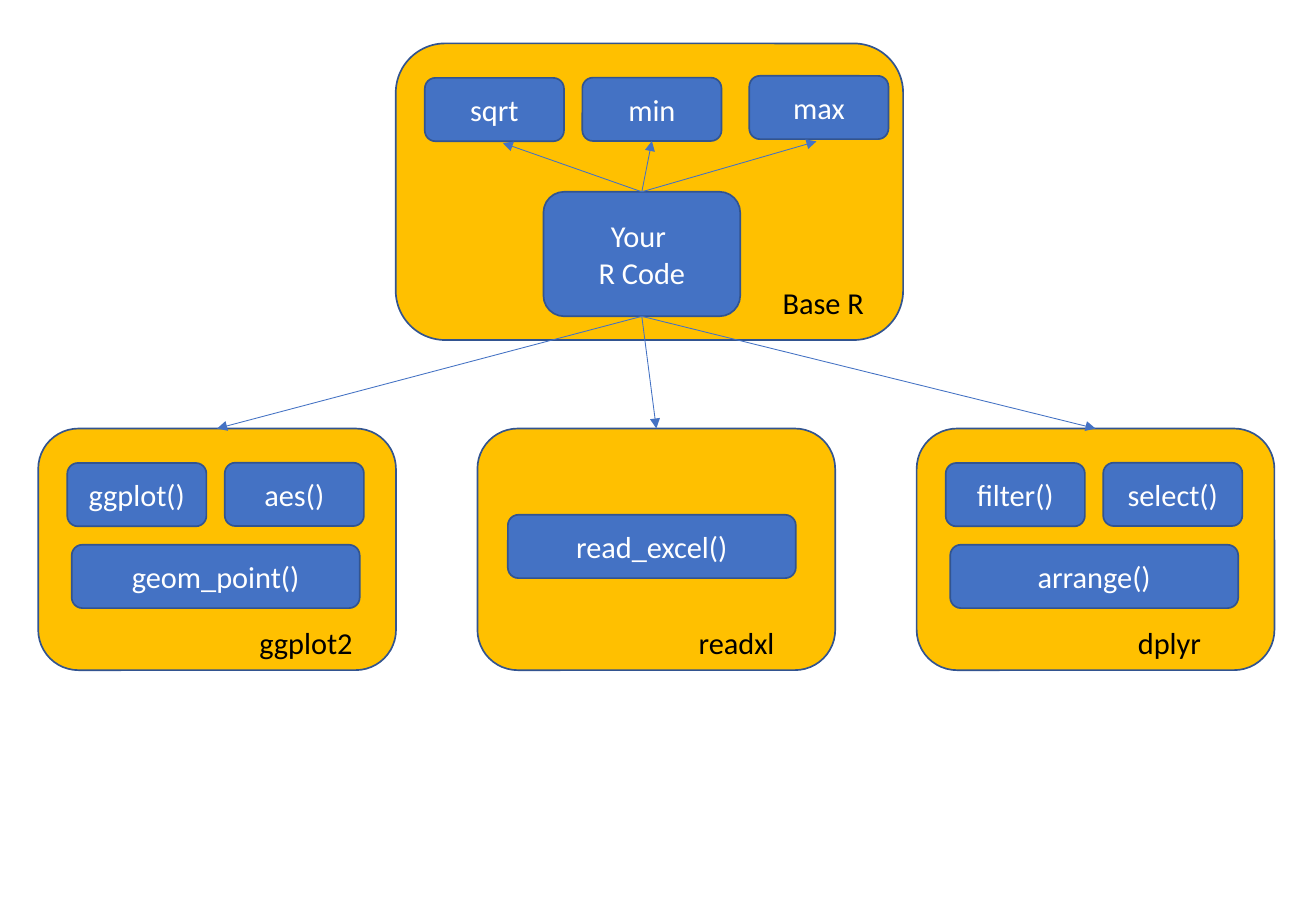
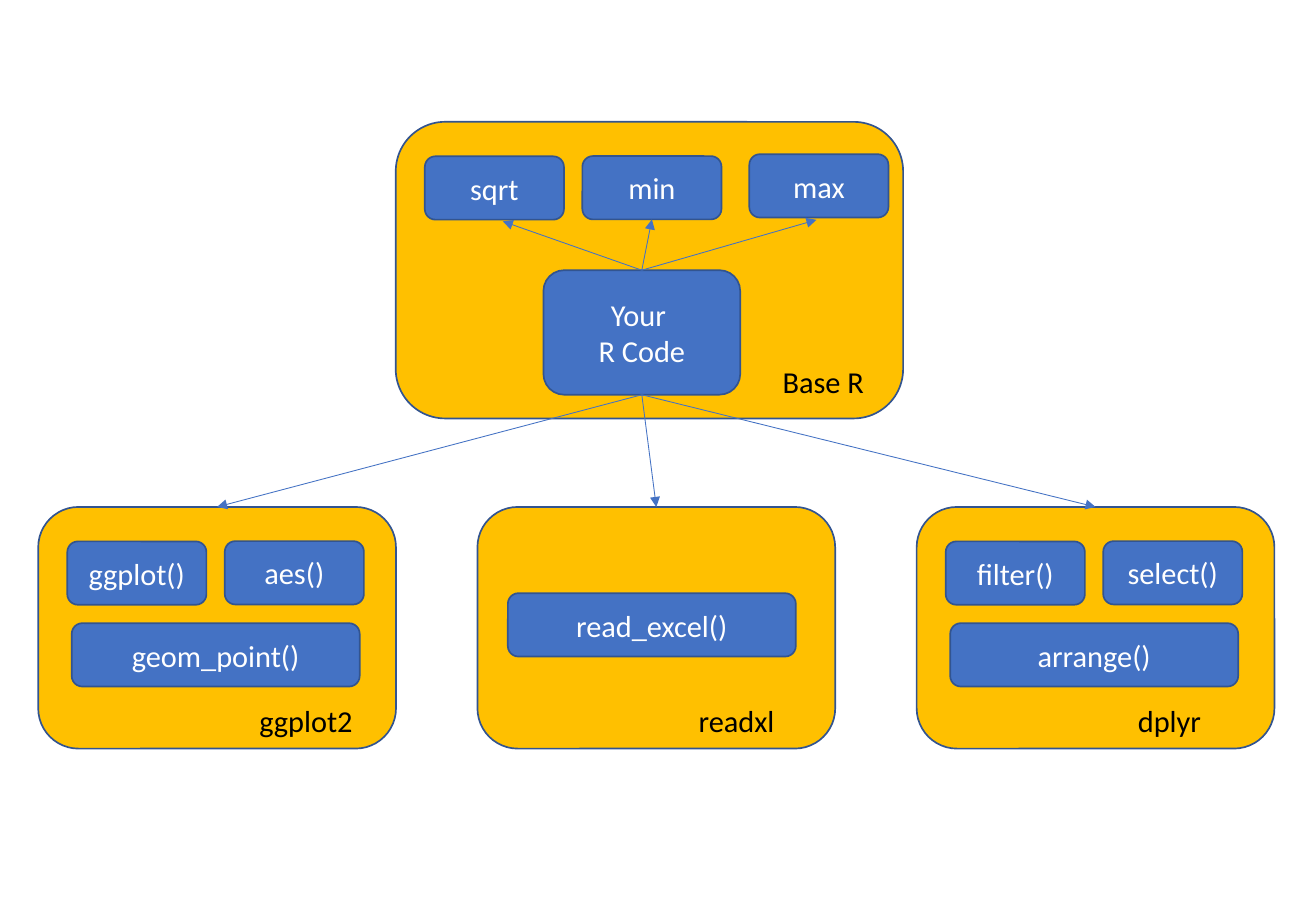
Before and after one commit to JimDuggan/CT1100, a slide deck: slide 2 of lectures/04 Functions/images/Calling Functions.pptx. Drawn at 1316x911 pixels with LibreOffice and Linux fonts; fonts in the diff are those of the drawing. Boxes give left, top, right and bottom in pixels: in the first picture for what was removed or moved away, otherwise in the second. Text is boxed around its words. In the diff, an @@ line names an element or a change of style, - is before the commit and + after.

```diff
--- a/lectures/04 Functions/images/Calling Functions.pptx
+++ b/lectures/04 Functions/images/Calling Functions.pptx
@@ 13 rounded rectangles, 6 arrows, 1 text: place and size @@
-13 rounded rectangles, 6 arrows, 1 text at [38,44,1276,671]
+13 rounded rectangles, 6 arrows, 1 text at [38,122,1276,749]
@@ 3 texts, 2 rounded rectangles: place and size @@
-3 texts, 2 rounded rectangles at [72,546,1238,660]
+3 texts, 2 rounded rectangles at [72,623,1238,738]
```
Also in this commit, not shown: 9 other files.
